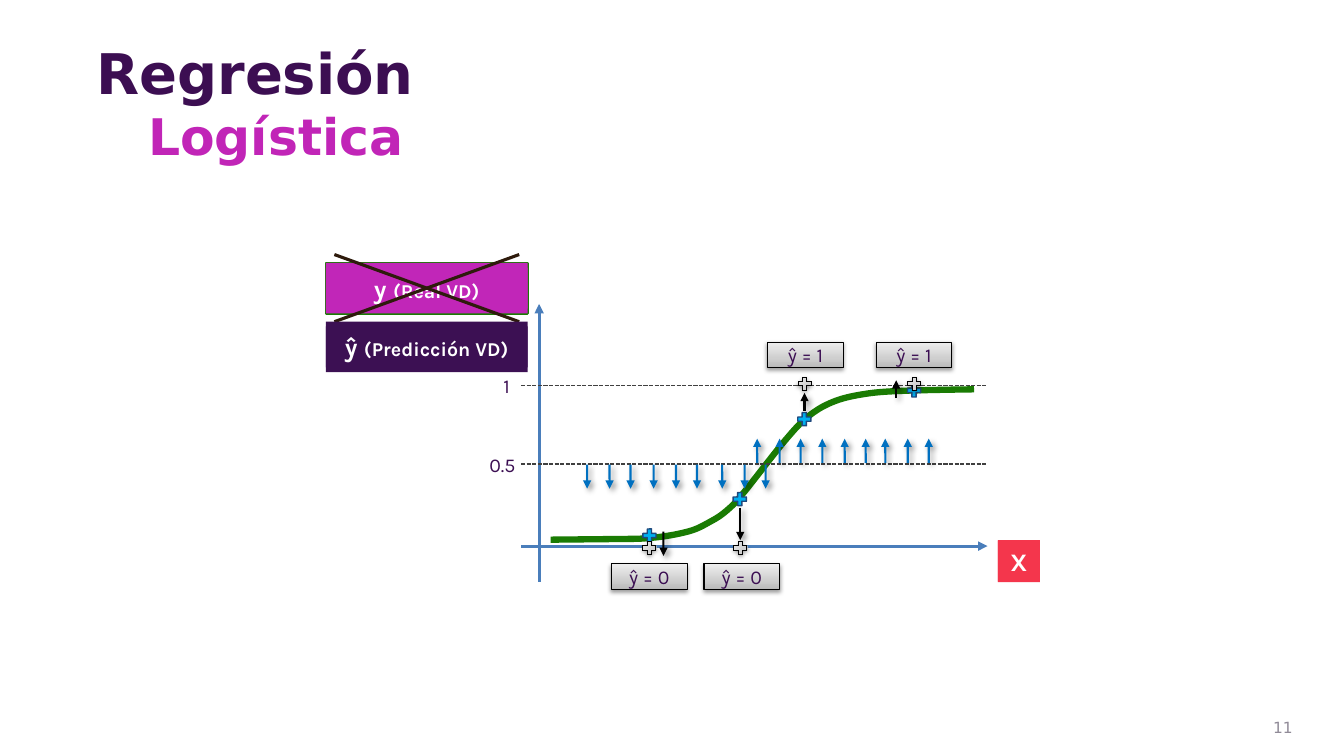
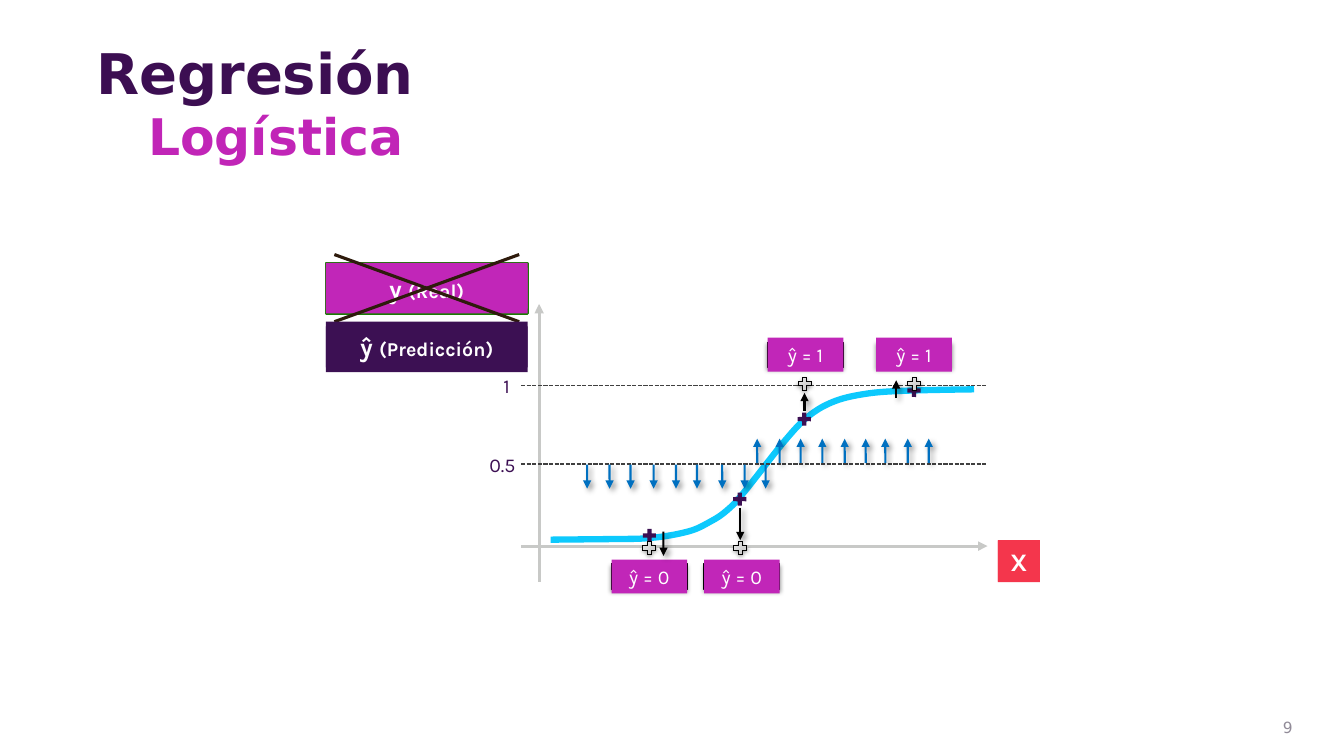
Before and after one commit to csameshiman/Axity_Curso_ML_2023, a slide deck: slide 9 of Diapositivas/Parte 03.Clasificación/03_01_Logistic_Regression.pptx (slide 11 before the commit). Drawn at 1344x756 pixels with LibreOffice and Linux fonts; fonts in the diff are those of the drawing; background and template pictures are left out. Boxes give left, top, right and bottom in pixels: in the first picture for what was removed or moved away, otherwise in the second. Text is boxed around its words. In the diff, an @@ line names an element or a change of style, - is before the commit and + after.

```diff
--- a/Diapositivas/Parte 03.Clasificación/03_01_Logistic_Regression.pptx
+++ b/Diapositivas/Parte 03.Clasificación/03_01_Logistic_Regression.pptx
@@ text in rectangle at [389,275,464,304]: text changed @@
-y (Real VD)
+y (Real)
@@ arrow (539, 582) - (539, 304): stroke #4A7EBB 2.25 pt to #C8C9C7 2.25 pt @@
@@ text in rectangle at [360,337,493,363]: text changed @@
-ŷ (Predicción VD)
+ŷ (Predicción)
@@ 4 rectangles: place and size @@
-4 rectangles at [629,348,931,590]
+4 rectangles at [612,338,952,594]
@@ text colour #3C0F53 to #FFFFFF; fill none to #C126B8 in 4 elements at [612,560,688,594], [704,560,779,594], [768,338,844,372], [876,338,952,372] @@
@@ fill gradient #BABABA to #CFCFCF to #EDEDED to #C126B8 in 4 elements at [612,564,688,589], [704,564,779,589], [768,342,844,367], [876,342,952,367] @@
@@ freeform shape at [551,389,974,539]: outline #1A7B03 4.5 pt to #0DC9FD 4.5 pt @@
@@ fill #00B0F0 to #3C1053; outline #1F497D 1 pt to none in 4 elements at [641,527,658,544], [906,382,923,399], [732,491,749,508], [796,411,813,428] @@
@@ arrow (521, 546) - (988, 546): stroke #4A7EBB 2.25 pt to #C8C9C7 2.25 pt @@
@@ page number at [1283,721,1293,733]: text changed @@
-11
+9
```
Also in this commit, not shown: 8 other slides changed, 1 slide added, 4 slides removed.
